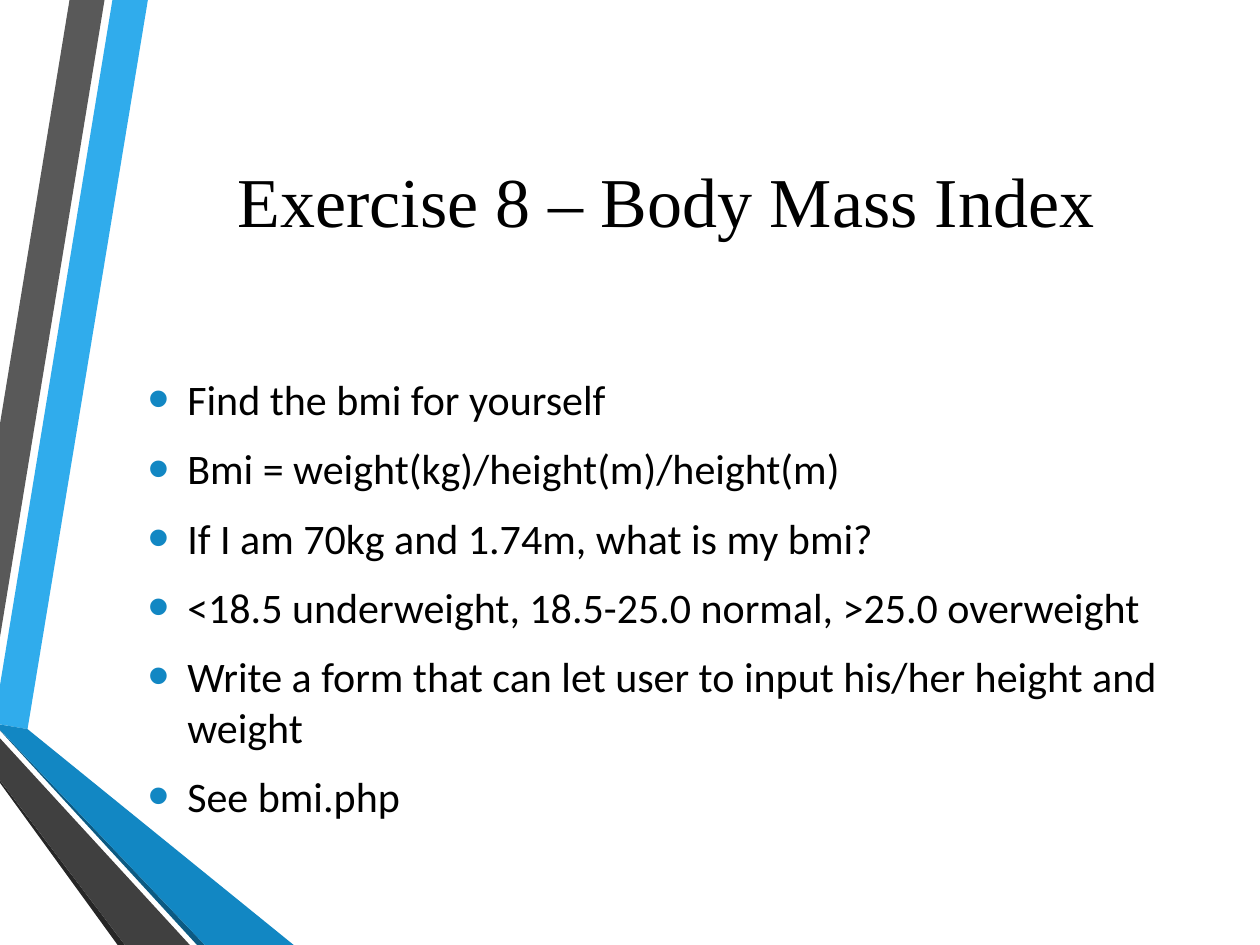
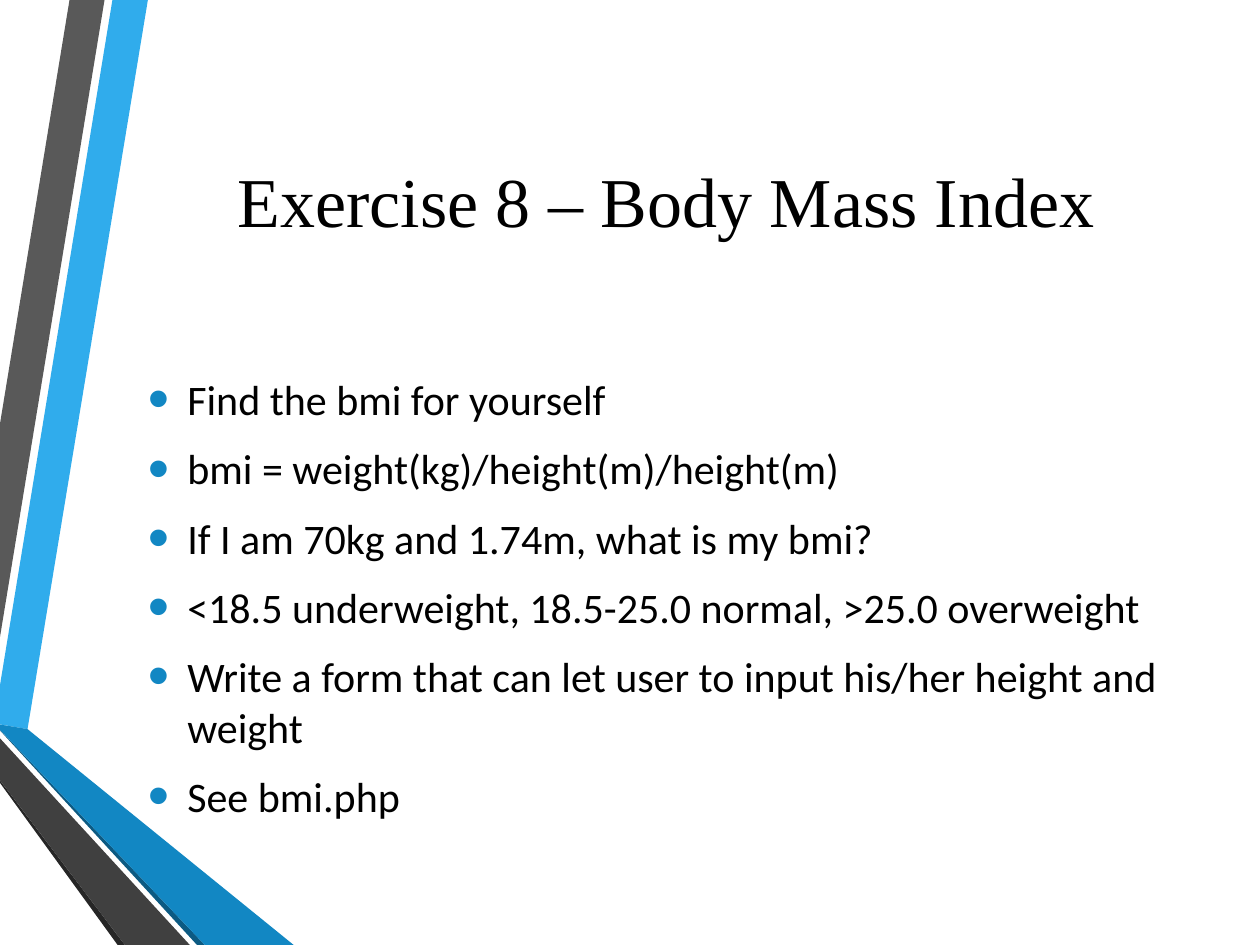
Before and after one commit to hatted/fevaworks-php, a slide deck: slide 36 of php-fw4/lesson4.pptx (slide 35 before the commit). Drawn at 1260x945 pixels with LibreOffice and Linux fonts; fonts in the diff are those of the drawing; background and template pictures are left out. Boxes give left, top, right and bottom in pixels: in the first picture for what was removed or moved away, otherwise in the second. Text is boxed around its words. In the diff, an @@ line names an element or a change of style, - is before the commit and + after.

```diff
--- a/php-fw4/lesson4.pptx
+++ b/php-fw4/lesson4.pptx
@@ text at (x1=187, y1=453, x2=838, y2=492): text changed @@
-• Bmi = weight(kg)/height(m)/height(m)
+• bmi = weight(kg)/height(m)/height(m)
```
Also in this commit, not shown: 1 other slide changed, 1 slide added, 3 other files.
